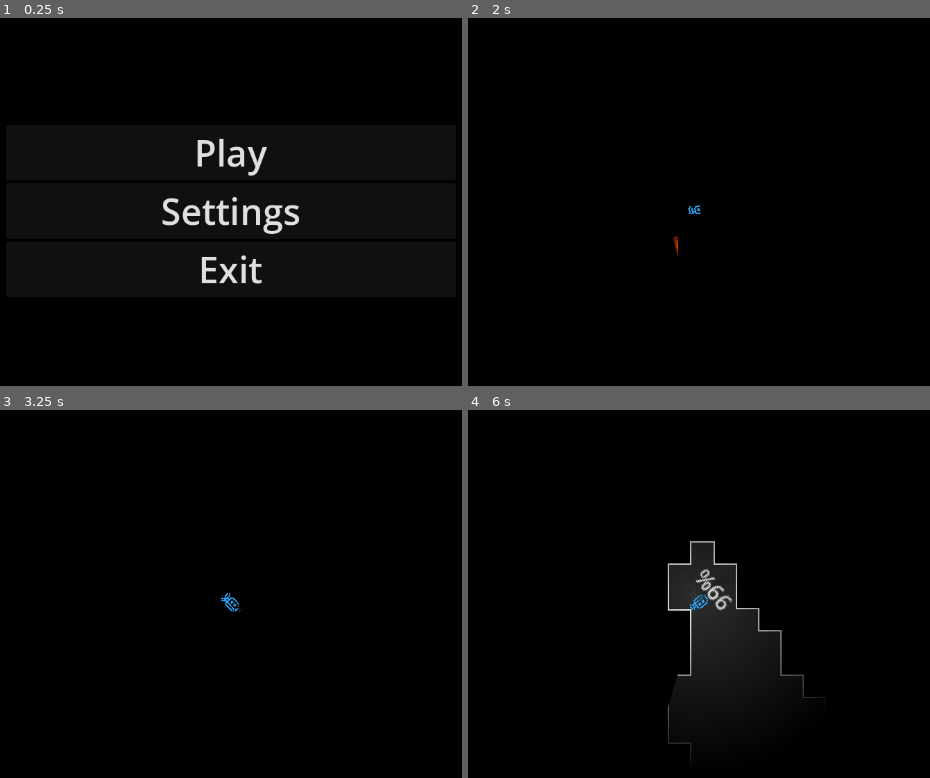
Above: before the commit, frames 1-4 (two rows, left to right).
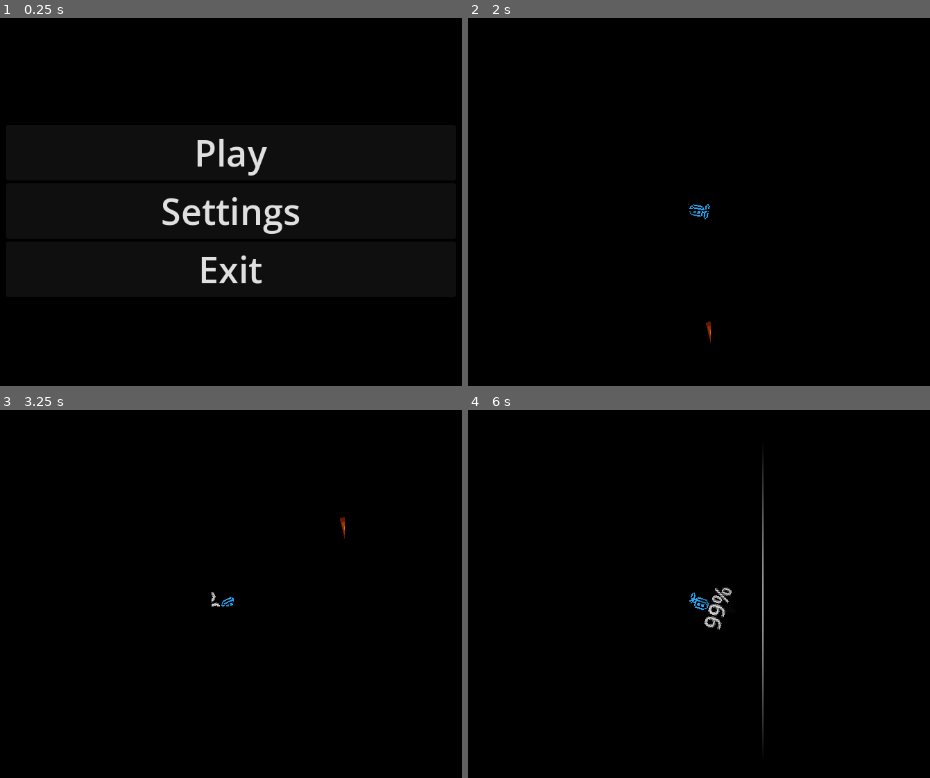
Above: after the commit, the same moments.

Repository: Ahumayed/wild-jam-81
Game: Godot game, scene res://scenes/main_menu.tscn
Two runs of this game, one before a commit and one after it. Both use one fixed random seed, a clock stepped at 60 frames per second and the inputs below. The engine's default icon, where the game draws it, is replaced by a stand-in: a white triangle on a blue panel in a dark square.
Inputs (mouse positions are in pixels of both pictures, inside the frame that each line leads up to):
- Up to frame 1 (0.25 s): no input
- Up to frame 2 (2 s): click "Play" at 0.5 s; move the mouse to (874, 187) at 1.27 s; hold D (right) from 1.28 s (still down); tap G (discharge, bound only after the commit) at 1.35 s
- Up to frame 3 (3.25 s): move the mouse to (69, 627) at 2.02 s; release D (right) at 2.03 s; hold Shift (fly_down) 2.03-2.78 s; tap F (grab) at 2.1 s; tap G (discharge, bound only after the commit) at 2.3, 3.05 s; move the mouse to (309, 505) at 2.77 s; hold D (right) from 2.78 s (still down); tap V (use_item) at 2.85 s
- Up to frame 4 (6 s): move the mouse to (657, 693) at 3.52 s; release D (right) at 3.53 s; hold Space (fly_up) 3.53-4.28 s; tap G (discharge, bound only after the commit) at 3.6, 4.35, 5.3 s; move the mouse to (outside the picture) at 4.27 s; hold A (left) 4.28-5.78 s; move the mouse to (outside the picture) at 5.02 s; tap F (grab) at 5.1 s; move the mouse to (740, 601) at 5.77 s; hold Shift (fly_down) from 5.78 s (still down); tap V (use_item) at 5.85 s

The runs differ from the first frame. In frame 2, 0.2% of the frame differs, in the area x 44-53%, y 50-89%; in frame 3, 0.2%; in frame 4, 5.2%, in the area x 43-77%, y 13-95%.

Commit message:
discharge particles temporary

Diff:
--- a/project.godot
+++ b/project.godot
@@ -104,9 +104,16 @@
 "events": [Object(InputEventKey,"resource_local_to_scene":false,"resource_name":"","device":-1,"window_id":0,"alt_press …(192 unchanged characters)…
 ]
 }
+discharge={
+"deadzone": 0.2,
+"events": [Object(InputEventKey,"resource_local_to_scene":false,"resource_name":"","device":-1,"window_id":0,"alt_pressed":false,"shift_pressed":false,"ctrl_pressed":false,"meta_pressed":false,"pressed":false,"keycode":0,"physical_keycode":71,"key_label":0,"unicode":103,"location":0,"echo":false,"script":null)
+]
+}
 
 [rendering]
 
 textures/canvas_textures/default_texture_filter=0
+renderer/rendering_method="mobile"
+viewport/hdr_2d=true
 environment/defaults/default_clear_color=Color(0.101868, 0.101868, 0.101868, 1)
 viewport/transparent_background=true
--- a/scenes/cave_tile_map.tscn
+++ b/scenes/cave_tile_map.tscn
@@ -252,6 +252,5 @@
 [node name="CaveGenerator" type="Node2D" parent="."]
 rotation = 0.0358834
 script = ExtResource("3_tk525")
-cave_size = Vector2i(100, 500)
 wall_probability = 47
 metadata/_custom_type_script = "uid://b0f1gdlj1f55x"
--- a/scenes/drone/drone.tscn
+++ b/scenes/drone/drone.tscn
@@ -8,6 +8,7 @@
 [ext_resource type="Script" uid="uid://cgdrkinve8cx0" path="res://scripts/util/health_component.gd" id="6_5e86u"]
 [ext_resource type="Script" uid="uid://dm6vu7y5y02l2" path="res://scripts/drone/progress_bar.gd" id="7_nfagk"]
 [ext_resource type="Script" uid="uid://doxkcmea2vy8m" path="res://scripts/util/hitbox_component.gd" id="8_uli58"]
+[ext_resource type="Texture2D" uid="uid://d3tk2mt0x05tx" path="res://assets/textures/spark_particles.png" id="9_qtwm1"]
 
 [sub_resource type="PhysicsMaterial" id="PhysicsMaterial_s8ffj"]
 friction = 0.4
@@ -103,6 +104,12 @@
 [sub_resource type="CircleShape2D" id="CircleShape2D_uli58"]
 radius = 17.0
 
+[sub_resource type="CanvasItemMaterial" id="CanvasItemMaterial_q43q2"]
+particles_animation = true
+particles_anim_h_frames = 3
+particles_anim_v_frames = 1
+particles_anim_loop = false
+
 [node name="Drone" type="RigidBody2D"]
 physics_material_override = SubResource("PhysicsMaterial_s8ffj")
 gravity_scale = 0.1
@@ -187,5 +194,25 @@
 shape = SubResource("CircleShape2D_uli58")
 debug_color = Color(0.832319, 0, 0.167132, 0.42)
 
+[node name="DischargeParticles" type="CPUParticles2D" parent="."]
+modulate = Color(5, 5, 5, 1)
+material = SubResource("CanvasItemMaterial_q43q2")
+emitting = false
+amount = 10
+texture = ExtResource("9_qtwm1")
+one_shot = true
+explosiveness = 1.0
+randomness = 1.0
+emission_shape = 1
+emission_sphere_radius = 18.89
+gravity = Vector2(0, 0)
+angle_min = -180.0
+angle_max = 180.0
+scale_amount_min = 0.5
+scale_amount_max = 0.6
+color = Color(0, 2, 2, 1)
+anim_speed_min = 3.0
+anim_speed_max = 3.0
+
 [connection signal="died" from="HealthComponent" to="." method="_on_health_component_died"]
 [connection signal="health_changed" from="HealthComponent" to="ProgressBar" method="_on_health_component_health_changed"]
--- a/scripts/drone/drone.gd
+++ b/scripts/drone/drone.gd
@@ -27,6 +27,7 @@
 @onready var sprite: Sprite2D = $Sprite
 @onready var health_component: HealthComponent = $HealthComponent
 @onready var item_manager: ItemManager = $ItemManager
+@onready var discharge_particles: CPUParticles2D = $DischargeParticles
 
 var prev_velocity: Vector2
 var dead := false
@@ -35,6 +36,9 @@
 	animation_player.play("fly")
 
 func _process(delta: float) -> void:
+	if Input.is_action_just_pressed("discharge"):
+		discharge_particles.emitting = true
+
 	health_component.health -= battery_drain * delta
 
 	if item_manager.current_item != null:
Binary file added: assets/textures/spark_particles.png
Not shown, added: assets/textures/spark_particles.png.import
Not shown: 1 places in scenes/drone/drone.tscn that only renumber resources
Not shown: 1 places in scenes/test.tscn that only renumber resources
